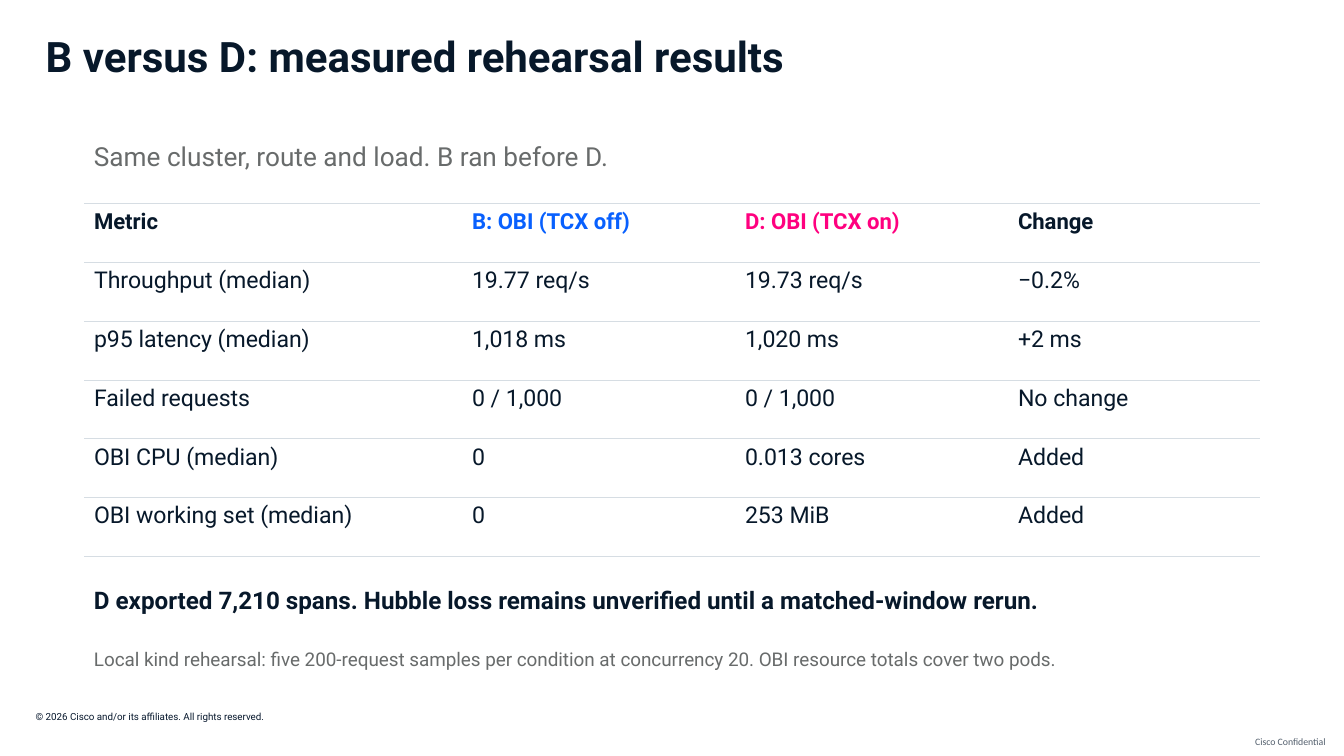
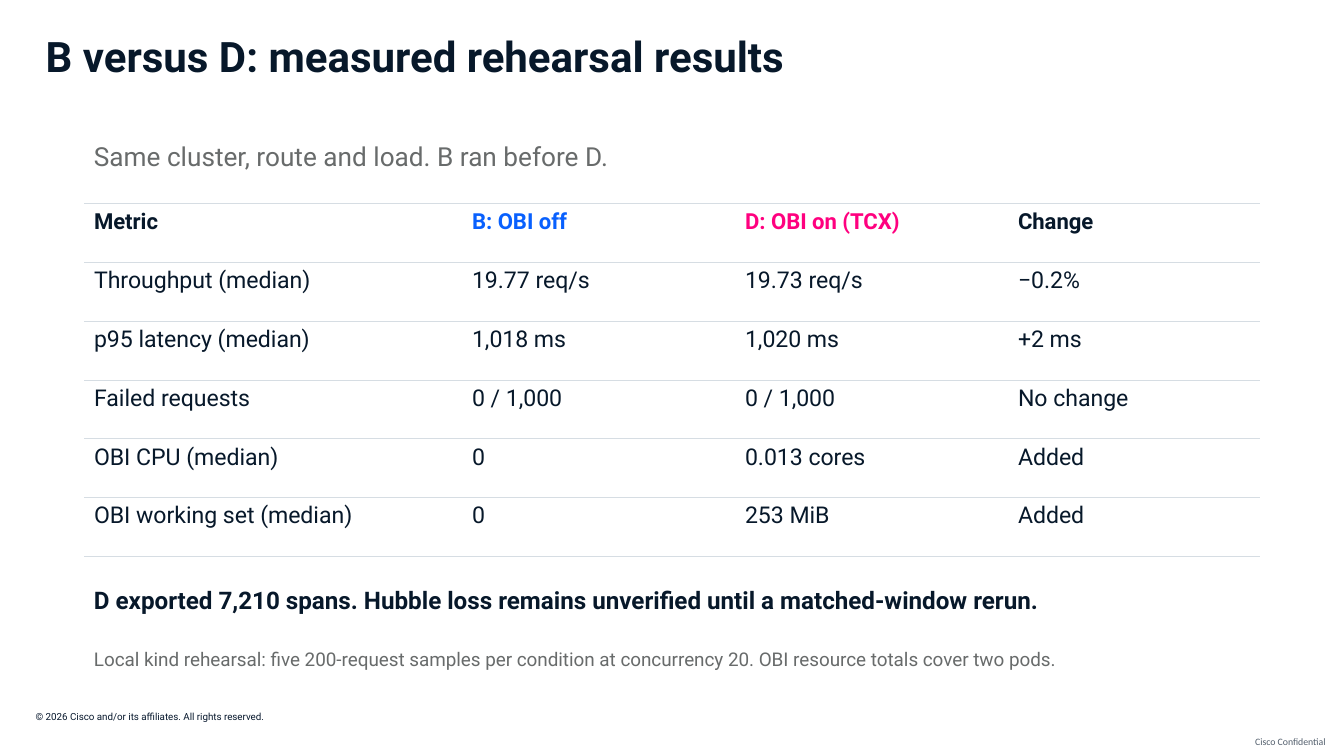
Before and after one commit to ajimenez1503/cilium-obi-demo, a slide deck: slide 25 of slides/cilium-obi-session-deck-latest.pptx. Drawn at 1344x756 pixels with LibreOffice and Linux fonts; fonts in the diff are those of the drawing; background and template pictures are left out. Boxes give left, top, right and bottom in pixels: in the first picture for what was removed or moved away, otherwise in the second. Text is boxed around its words. In the diff, an @@ line names an element or a change of style, - is before the commit and + after.

```diff
--- a/slides/cilium-obi-session-deck-latest.pptx
+++ b/slides/cilium-obi-session-deck-latest.pptx
@@ table at (84, 204, 1260, 557) @@
-row 1, column 2: B: OBI (TCX off)
+row 1, column 2: B: OBI off
-row 1, column 3: D: OBI (TCX on)
+row 1, column 3: D: OBI on (TCX)
```
Also in this commit, not shown: 4 other slides changed.
